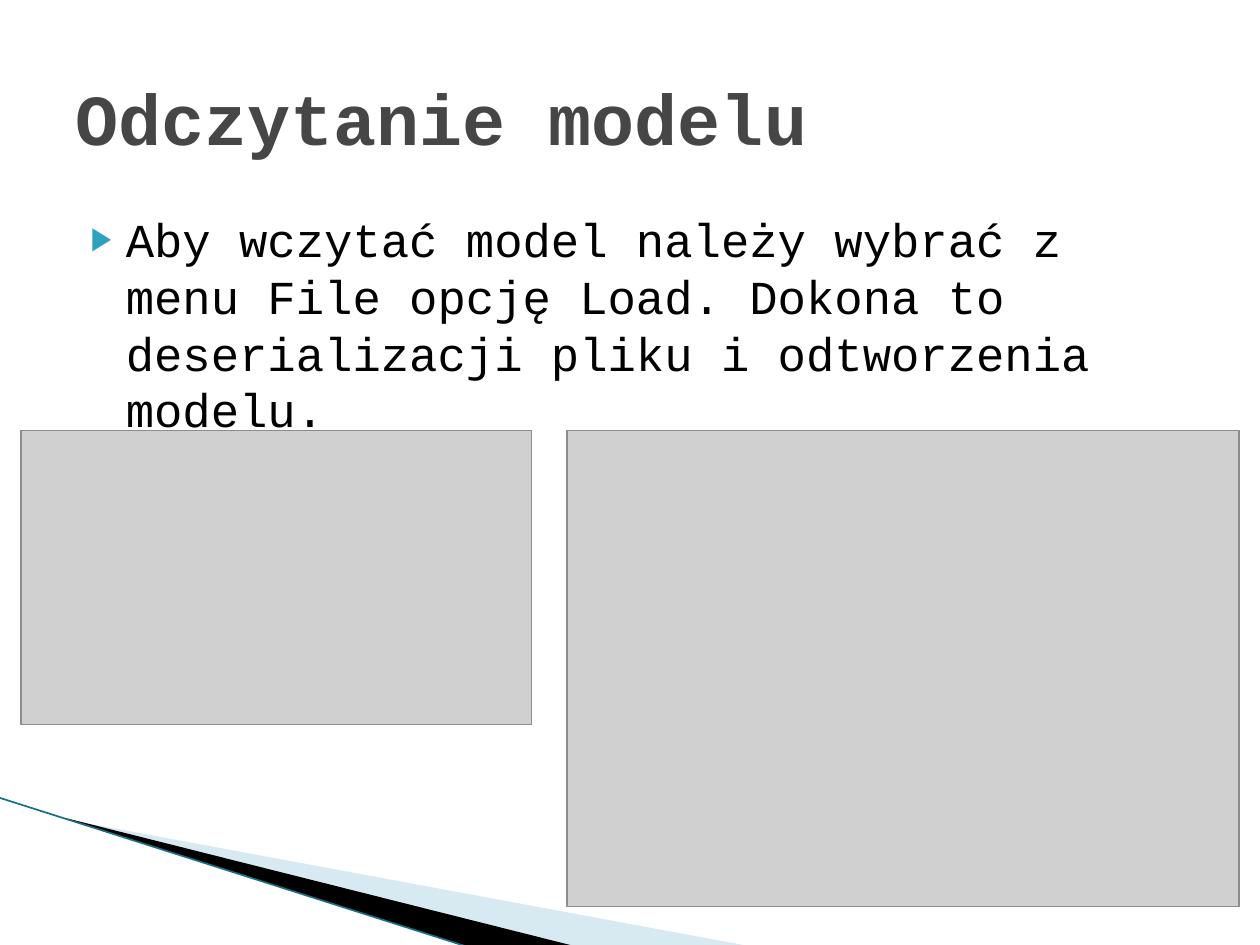
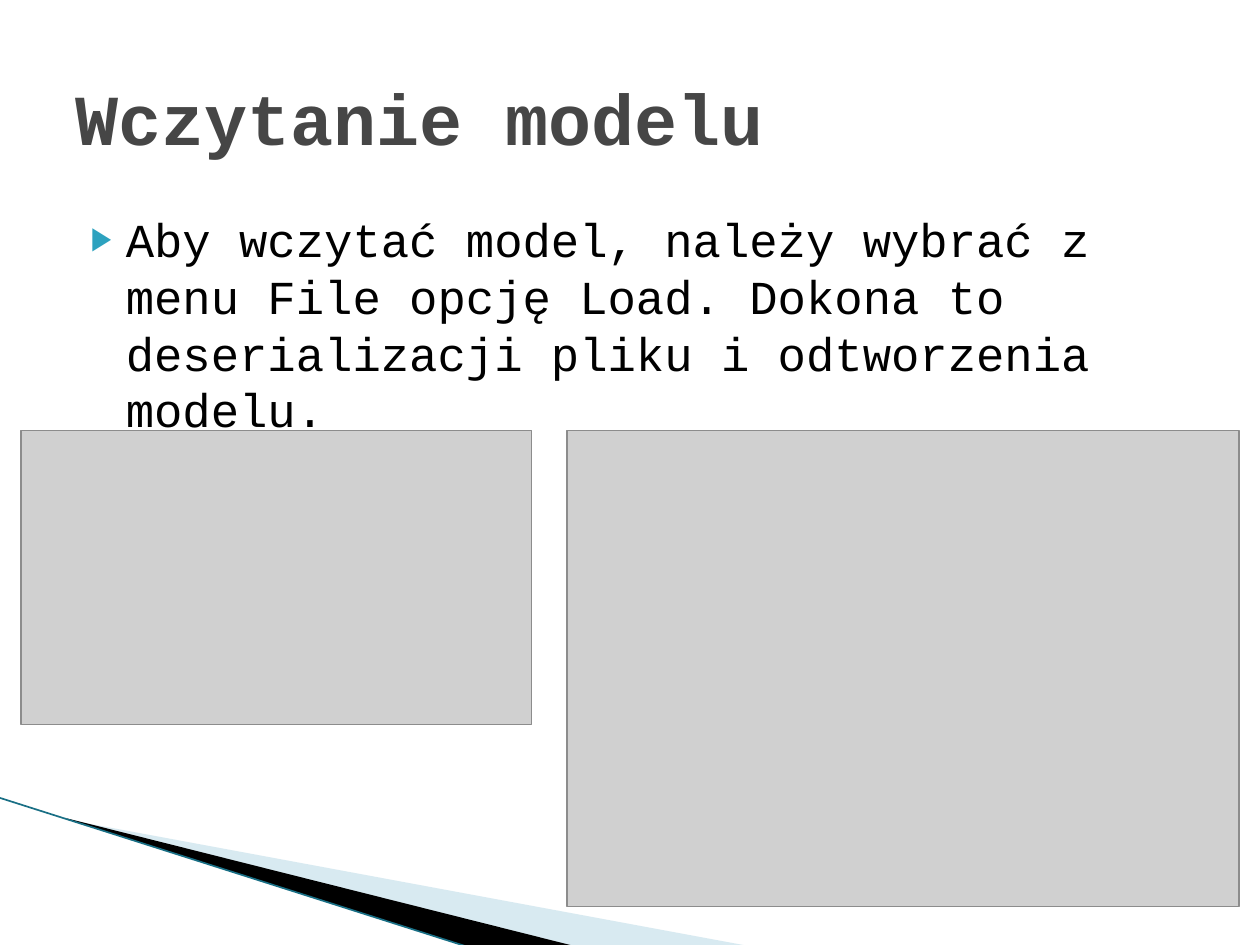
Before and after one commit to Dylek/SP_gridlab-D_GUI, a slide deck: slide 14 of final.pptx. Drawn at 1260x945 pixels with LibreOffice and Linux fonts; fonts in the diff are those of the drawing; grey boxes stand for pictures; background and template pictures are left out. Boxes give left, top, right and bottom in pixels: in the first picture for what was removed or moved away, otherwise in the second. Text is boxed around its words. In the diff, an @@ line names an element or a change of style, - is before the commit and + after.

```diff
--- a/final.pptx
+++ b/final.pptx
@@ title at (x1=75, y1=94, x2=764, y2=160): text changed @@
-Odczytanie modelu
+Wczytanie modelu
@@ text at (x1=126, y1=223, x2=1090, y2=442): text changed @@
-▶ Aby wczytać model należy wybrać z menu File opcję Load. Dokona to deserializacji pliku i odtworzenia modelu.
+▶ Aby wczytać model, należy wybrać z menu File opcję Load. Dokona to deserializacji pliku i odtworzenia modelu.
```
Also in this commit, not shown: 6 other slides changed, 1 slide removed, 1 other file.
